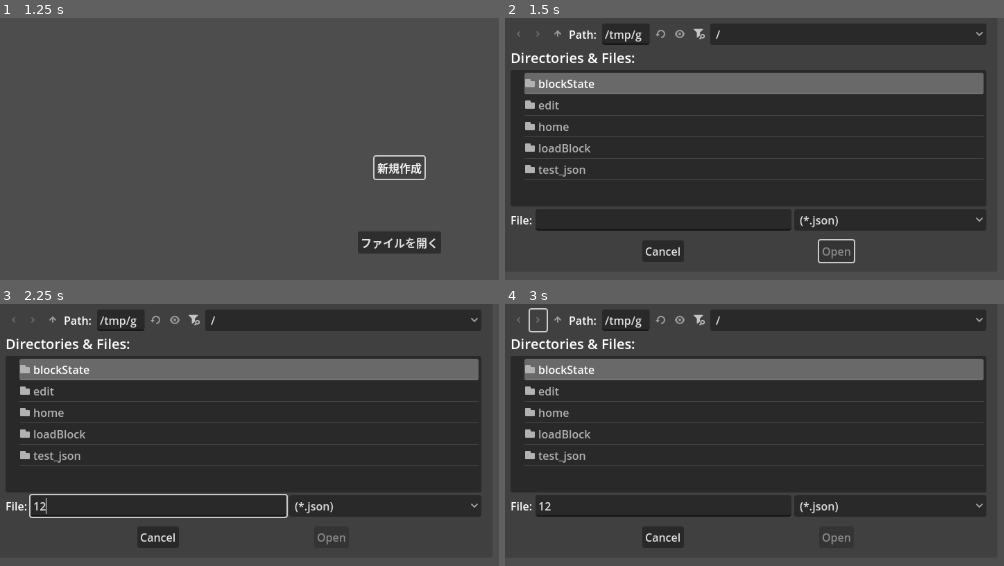
Above: before the commit, frames 1-4 (two rows, left to right).
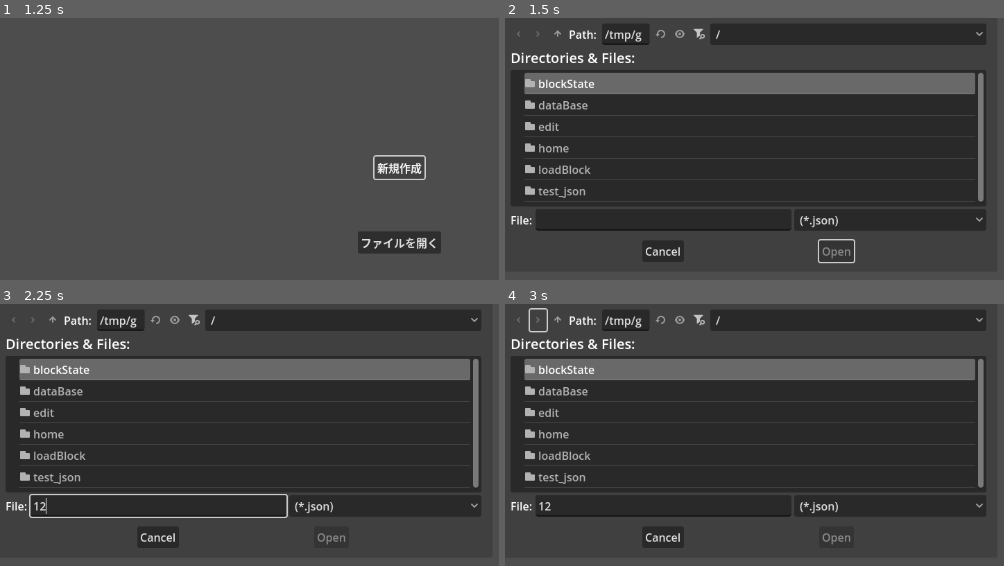
Above: after the commit, the same moments.

Repository: megane123321/blockStateEditer
Game: Godot game, scene res://home/home.tscn
The game is run twice, just before and just after one commit, with the same random seed, the same clock (stepped at 60 frames per second) and the same inputs.
Inputs (mouse positions are in pixels of both pictures, inside the frame that each line leads up to):
- Up to frame 1 (1.25 s): click "新規作成" at 0.5 s
- Up to frame 2 (1.5 s): click "ファイルを開く" at 1.25 s
- Up to frame 3 (2.25 s): click (159, 505) at 2.02 s; type "12" at 2.1 s
- Up to frame 4 (3 s): click (539, 319) at 2.75 s

Frame 1 is identical in both runs. In frame 2, 1.4% of the frame differs, in the area x 4-96%, y 20-71%; in frame 3, 1.4%; in frame 4, 1.4%.

Commit message:
ブロックモデルを保持するModelDataBaseクラスを追加

Diff:
--- a/blockState/BlockState.gd
+++ b/blockState/BlockState.gd
@@ -59,7 +59,7 @@
 			if Constant.MULTI_PART_CONDITION in tmp:
 				tmpDict[Constant.MULTI_PART_CONDITION]=tmp[Constant.MULTI_PART_CONDITION]
 			multipart.append(tmpDict)
-	print(getModelFile({}))
+	print(getModelFile({})[0].getModel())
 
 func getModelFile(blockState:Dictionary) -> Array:
 	for tmp:Dictionary in variants:
--- /dev/null
+++ b/dataBase/ModelDataBase.gd
@@ -0,0 +1,10 @@
+class_name ModelDataBase
+
+static var blockModelData:Dictionary
+
+static func getModel(path:String,workPath:String,pathes:Array=[])->BlockModel:
+	if blockModelData.has(path):
+		return blockModelData[path]
+	else:
+		blockModelData[path]=BlockModel.new(path,workPath,pathes)
+	return blockModelData[path]
--- a/loadBlock/BlockModel.gd
+++ b/loadBlock/BlockModel.gd
@@ -6,14 +6,13 @@
 func _init(modelPath:String,workPath:String,_pathes:Array=[]) -> void:
 	if modelPath in _pathes:
 		return
-	#print(GameFilePath.getModelPath(modelPath,workPath))
 	var file:FileAccess=FileAccess.open(GameFilePath.getModelPath(modelPath,workPath),FileAccess.READ)
 	var json:Dictionary
 	if not file==null:
 		json=JSON.parse_string(file.get_as_text())
 		if json.has(Constant.PARENT):
 			_pathes.append(workPath)
-			model=BlockModel.new(json[Constant.PARENT],workPath,_pathes).model
+			model=ModelDataBase.getModel(json[Constant.PARENT],workPath,_pathes).model
 			model=merge(model,json)
 		else:
 			model=json
@@ -47,3 +46,6 @@
 		replaceTextureKeyOfDictionary(replace,keys)
 	if replace is Array:
 		replaceTextureKeyOfArray(replace,keys)
+
+func _to_string() -> String:
+	return str(model)
--- a/loadBlock/modelInBlockState.gd
+++ b/loadBlock/modelInBlockState.gd
@@ -15,11 +15,13 @@
 	returnStr+=" ]"
 	return returnStr
 
-#func getModel(seed:int=0) -> BlockModel:
-	#RandomNumberGenerator.new()
-	#var allWeight:int=0
-	#for tmp:ModelInfo in models:
-		#allWeight+=tmp.weight
+func getModel(randSeed:int=0) -> BlockModel:
+	var random=RandomNumberGenerator.new()
+	var allWeight:int=0
+	for tmp:ModelInfo in models:
+		allWeight+=tmp.weight
+	random.seed=randSeed
+	return models[random.randi_range(0,allWeight-1)].get_model()
 
 class ModelInfo:
 	var modelPath:String=""
@@ -27,7 +29,6 @@
 	var y:int=0
 	var uvlock:bool=false
 	var weight:int=1
-	var blockModel:BlockModel=null
 	var workPath:String
 
 	func _init(model:Dictionary,workSpacePath:String) -> void:
@@ -48,6 +49,4 @@
 		return "model={model}, x={x}, y={y}, uvlock={uvlock}, weight={weight}".format({"model":modelPath,"x":x,"y":y,"uvlock":uvlock,"weight":weight})
 
 	func get_model() -> BlockModel:
-		if blockModel==null:
-			blockModel=BlockModel.new(modelPath,workPath)
-		return blockModel
+		return ModelDataBase.getModel(modelPath,workPath)
Not shown, added: dataBase/ModelDataBase.gd.uid
